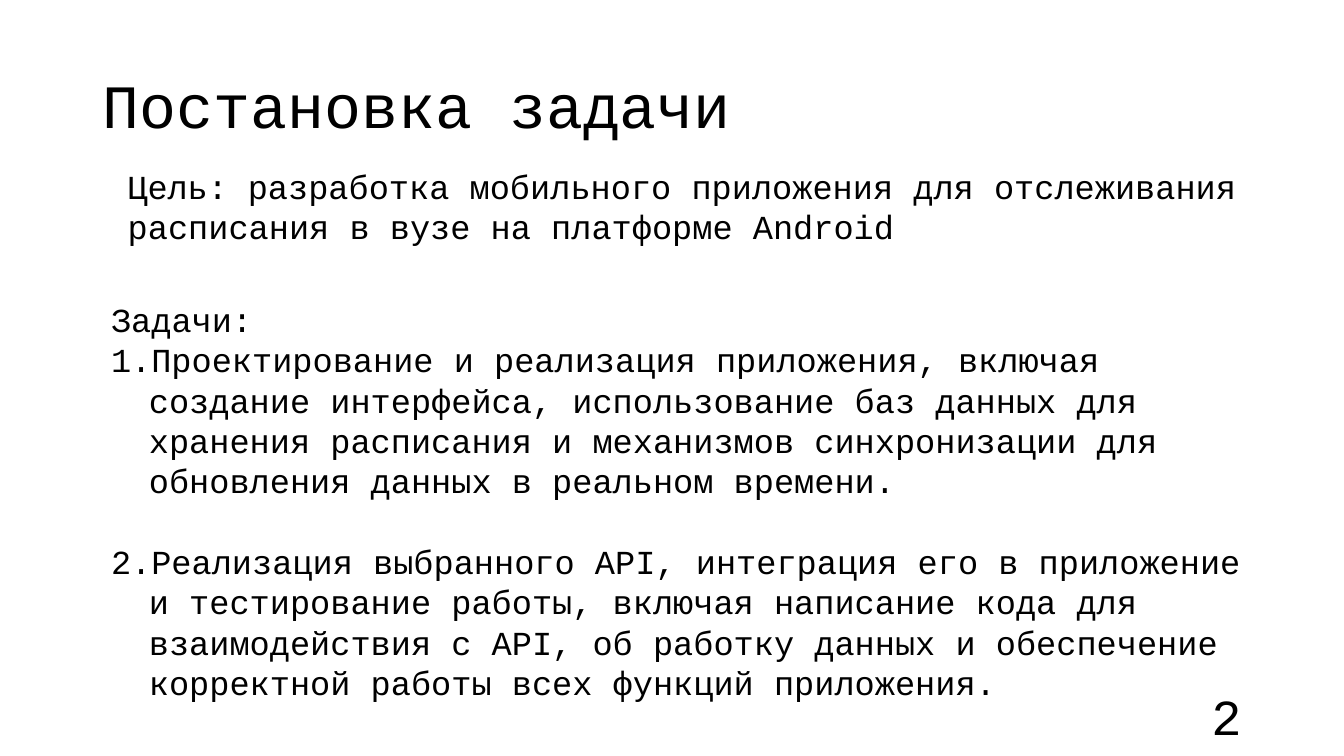
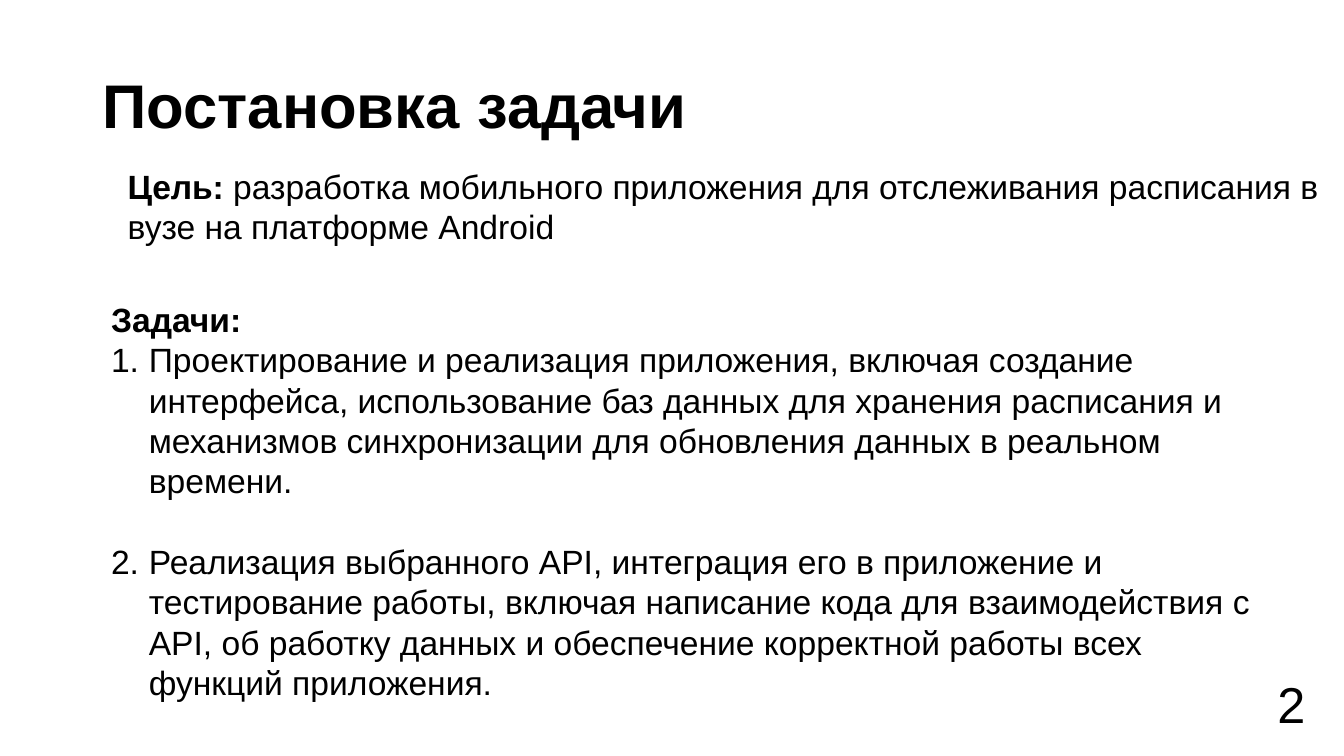
Before and after one commit to vafeenLabs/coursework-report_6-semester, a slide deck: slide 2 of Vafeen_3_61_presentation.pptx. Drawn at 1344x756 pixels with LibreOffice and Linux fonts; fonts in the diff are those of the drawing. Boxes give left, top, right and bottom in pixels: in the first picture for what was removed or moved away, otherwise in the second. Text is boxed around its words. In the diff, an @@ line names an element or a change of style, - is before the commit and + after.

```diff
--- a/Vafeen_3_61_presentation.pptx
+++ b/Vafeen_3_61_presentation.pptx
@@ title "Постановка задачи" at <box>103,85,687,140</box>: font Courier New to Arial, bold on @@
@@ text "Цель: разработка мобильного приложения для ..." at <box>128,174,1318,246</box>: font Courier New to Arial; bold on in "Цель:" @@
@@ text "Задачи:" at <box>111,308,1250,702</box>: font Courier New to Arial; bold on in "Задачи:" @@
@@ page number: place and size @@
-page number at <box>1211,701,1241,735</box>
+page number at <box>1277,687,1305,723</box>
@@ page number at <box>1277,687,1305,723</box>: font Courier New to Arial @@
```
Also in this commit, not shown: 11 other slides changed, 1 slide added, 1 slide removed, 1 other file.
